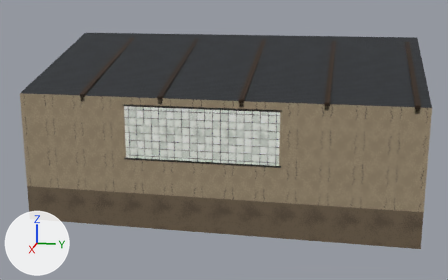
A saved change to the glTF model out/env/garage.glb.
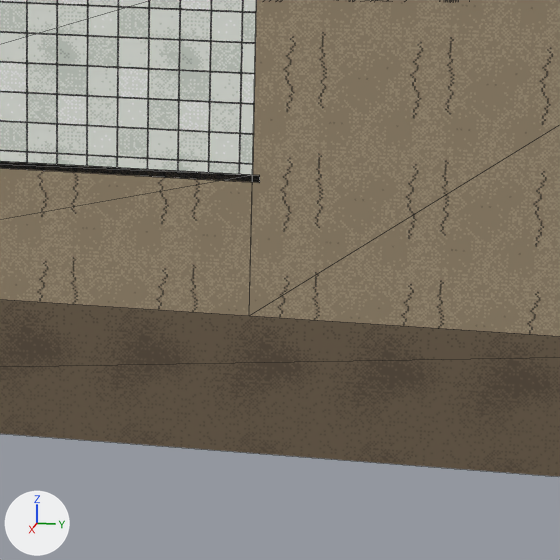
There are two pictures of each version: one whole from a 50 mm camera at (24.05, 3.57, 7.79) aimed at (0.41, -1.16, 1.88), one close up on the part from 48% to 80% of the width and 43% to 95% of the height. Lighting does not change. The marker at lower left points along +X, +Y and +Z. The first two pictures are the older version. The close-ups show mesh edges as thin lines. Vertices at exactly the same position are counted once.

The older version as bpy lines, for what is in view:
```python
me_emit_window = bpy.data.meshes.new('EMIT_window')
me_emit_window.from_pydata(...)  # 8 vertices, 4 faces; spans x -5.5..5.5, y -3.4..2.4, z 2.4..4.1
me_emit_window.materials.append(mat_emit_window)  # picture img_emit_window
me_plaster_low = bpy.data.meshes.new('plaster_low')
me_plaster_low.from_pydata(...)  # 8 vertices, 4 faces; spans x -5.5..5.5, y -7.0..6.0, z 0.0..1.2
me_plaster_low.materials.append(mat_plaster_low)  # picture img_plaster_low
me_steel = bpy.data.meshes.new('steel')
me_steel.from_pydata(...)  # 710 vertices, 1068 faces; spans x -5.5..5.5, y -5.64..6.0, z -0.01..5.8
me_steel.materials.append(mat_steel)  # picture img_steel
ob_emit_window = bpy.data.objects.new('EMIT_window', me_emit_window)
ob_emit_window.location = (0.0, 0.0, 0.0)
ob_plaster_low = bpy.data.objects.new('plaster_low', me_plaster_low)
ob_plaster_low.location = (0.0, 0.0, 0.0)
ob_steel = bpy.data.objects.new('steel', me_steel)
ob_steel.location = (0.0, 0.0, 0.0)
# also in view: 'plaster' at (0.0, -0.5, 2.8)
```
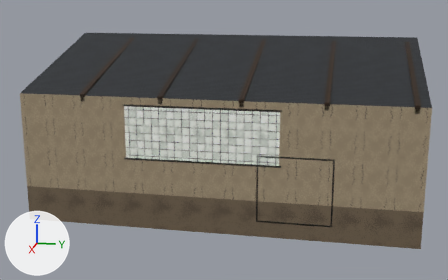
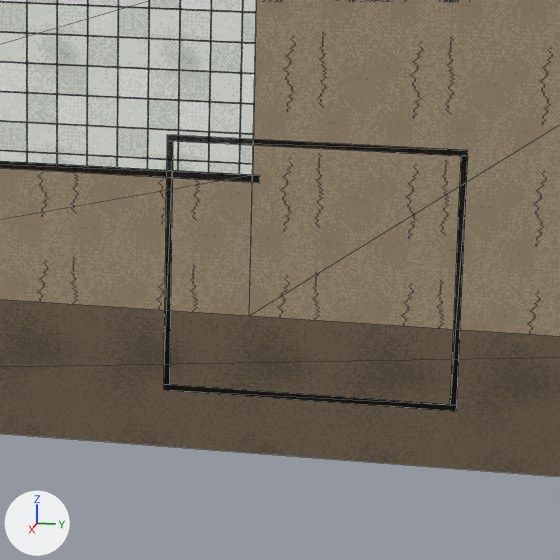
What differs and where, as boxes (x1, y1, x2, y2) in the close-ups (560 x 560 px):
'steel', reshaped
    before: (0, 161, 260, 183)
    after: (0, 135, 468, 411)
part 1 of me_steel, added
    after: (164, 135, 468, 411)

Edits to the bpy script that builds the scene:
```text
Change me_steel:
    used by ob_steel; location = (0.0, 0.0, 0.0)
    remove me_steel.from_pydata(...)  # 710 vertices, 1068 faces; spans x -5.5..5.5, y -5.64..6.0, z -0.01..5.8
    add me_steel.from_pydata(...)  # 670 vertices, 1020 faces; spans x -5.5..5.5, y -5.64..6.0, z -0.01..5.8
    me_steel part 1: a new loose piece of 24 vertices spanning x 5.44..5.5, y 0.9..3.3, z 0.5..2.7, in mat_steel (picture img_steel)
    other edits to the shape of me_steel do not show in these pictures
```
